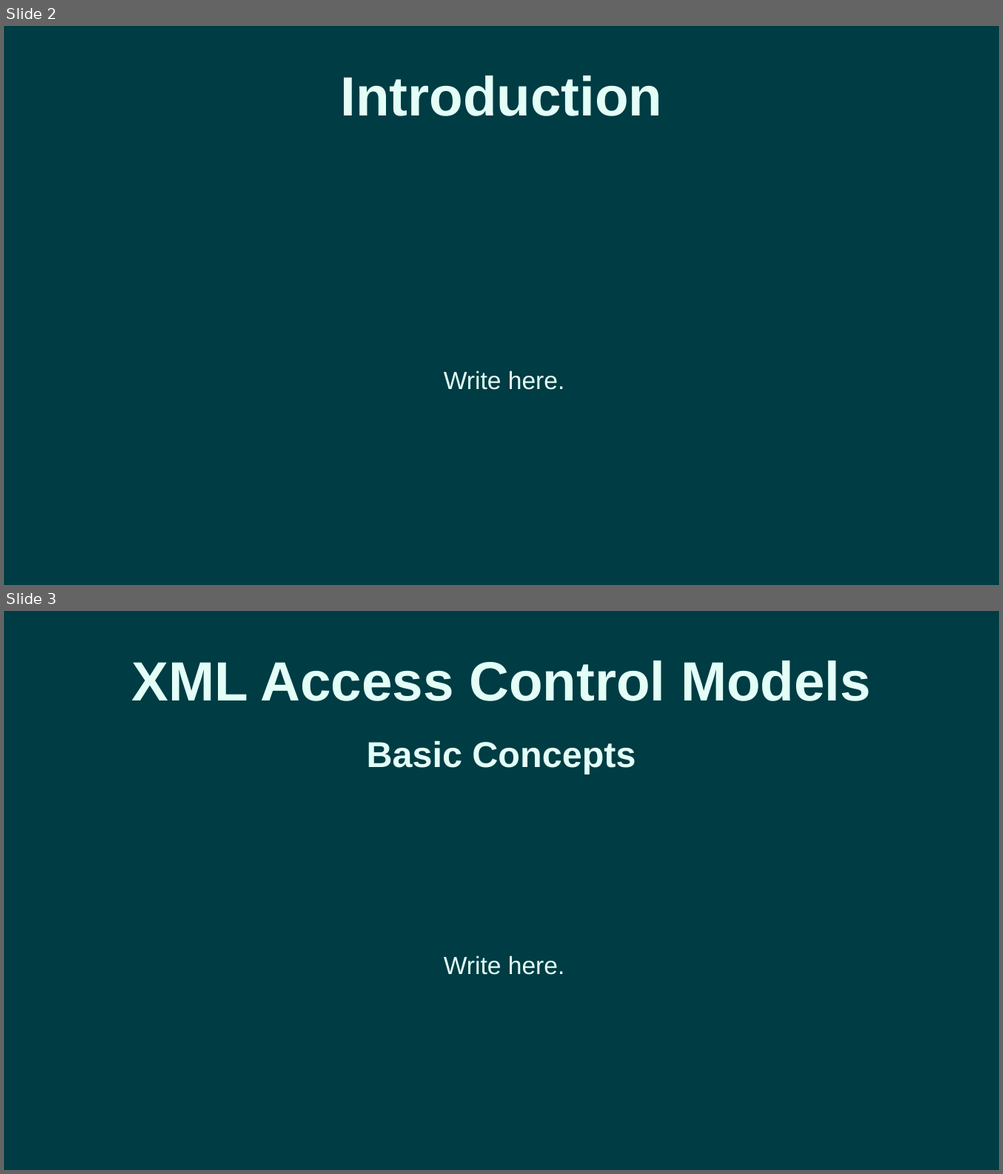
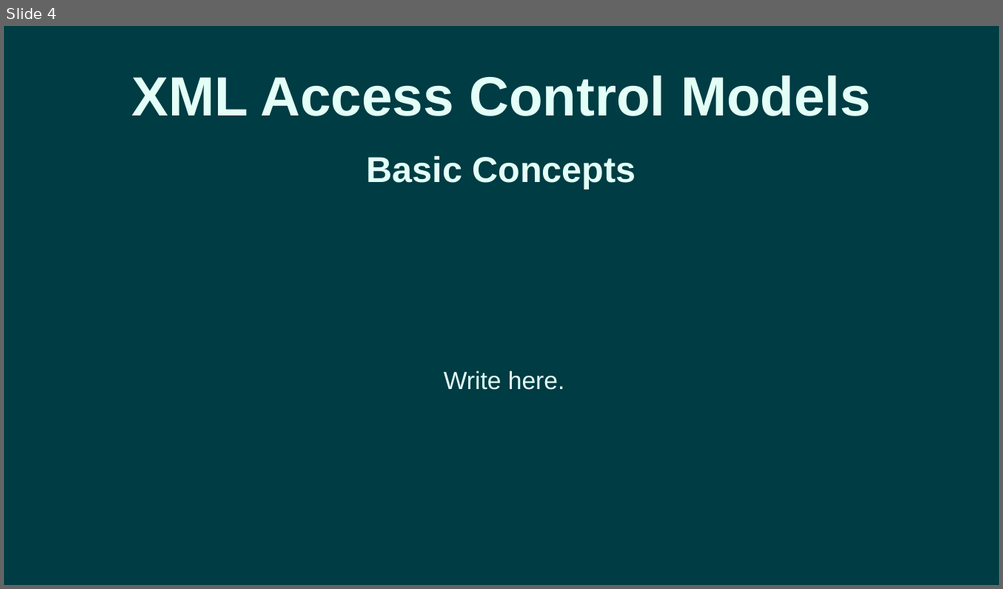
Before and after one commit to romantudorofficial/University_InformationSecurity, a slide deck: Access Control for XML - Presentation.pptx. Shown one above the other, each under a label of ours: slides 2 and 3 before the commit, slide 4 after it. The pictures are 1003x1174 and 1003x589 pixels, drawn with LibreOffice and Linux fonts; fonts in the diff are those of the drawing. Boxes give left, top, right and bottom in pixels: in the first picture for what was removed or moved away, otherwise in the second. Text is boxed around its words. In the diff, an @@ line names an element or a change of style, - is before the commit and + after.

Commit message:
Added Introduction
I have added the Introduction.

```diff
--- a/Access Control for XML - Presentation.pptx
+++ b/Access Control for XML - Presentation.pptx
@@ slide 2 removed at (4,26,999,585), background #003C43 @@
@@ text removed at (340,76,662,116) @@
-Introduction
@@ text removed at (444,371,565,390) @@
-Write here.
@@ what was slide 3 is now slide 4 @@
```
Also in this commit, not shown: 3 slides added, 1 other slide removed, 3 other files.
